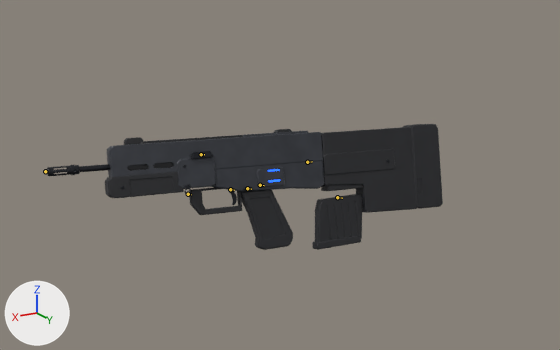
One commit to the Blender file art-source/weapons/Bulldog.blend: the scene before it, then after it.
One viewpoint serves both versions: the file's camera 'Cam_34'. The lights are fixed; the arrows at lower left show +X, +Y and +Z. The older version comes first. Both versions are drawn at frame 15 of the action 'Bulldog_Reload'; the numbers are the values there. The bones that bend it are drawn over the model as lines.

The first picture shows 'Bulldog_Barrel', 'Bulldog_ChargingHandle', 'Bulldog_Grip', 'Bulldog_Handguard', 'Bulldog_Mag', 'Bulldog_Neon', 'Bulldog_Receiver', 'Bulldog_Sights', 'Bulldog_Stock' and 2 more.
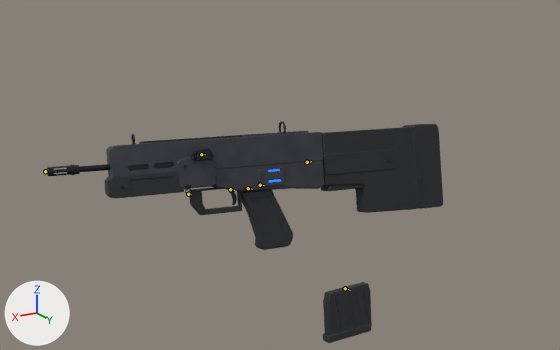
The edits, one by one:
Bone 'Mag' (bone_mag) moves from (-0.001, 0.0, -0.069) to (-0.012, 0.0, -0.748).
Bone 'Mag' (bone_mag) turns from (0, 2, 0) to (0, 6, 0) degrees about its own x, y and z.

Where the change shows, as pixel boxes [x1, y1, x2, y2] in the pictures (560 x 350 px):
'Bulldog_Receiver', posed: before [107, 131, 324, 192]; after [106, 131, 325, 192]
'Bulldog_Stock', posed: [321, 124, 443, 213] in both
'Bulldog_Mag', posed (9% taller): before [312, 194, 363, 250]; after [323, 282, 372, 343]
'Bulldog_ChargingHandle', posed (56% taller): before [190, 151, 213, 159]; after [191, 148, 214, 161]
'Bulldog_Sights', posed (8% narrower, 41% taller): before [124, 129, 292, 145]; after [131, 121, 286, 144]
'Bulldog_Neon', posed (8% wider, 7% taller): before [268, 169, 280, 182]; after [268, 169, 281, 183]
bone 'Mag', root to tip: before (337, 197) to (342, 198); after (345, 288) to (350, 290)
